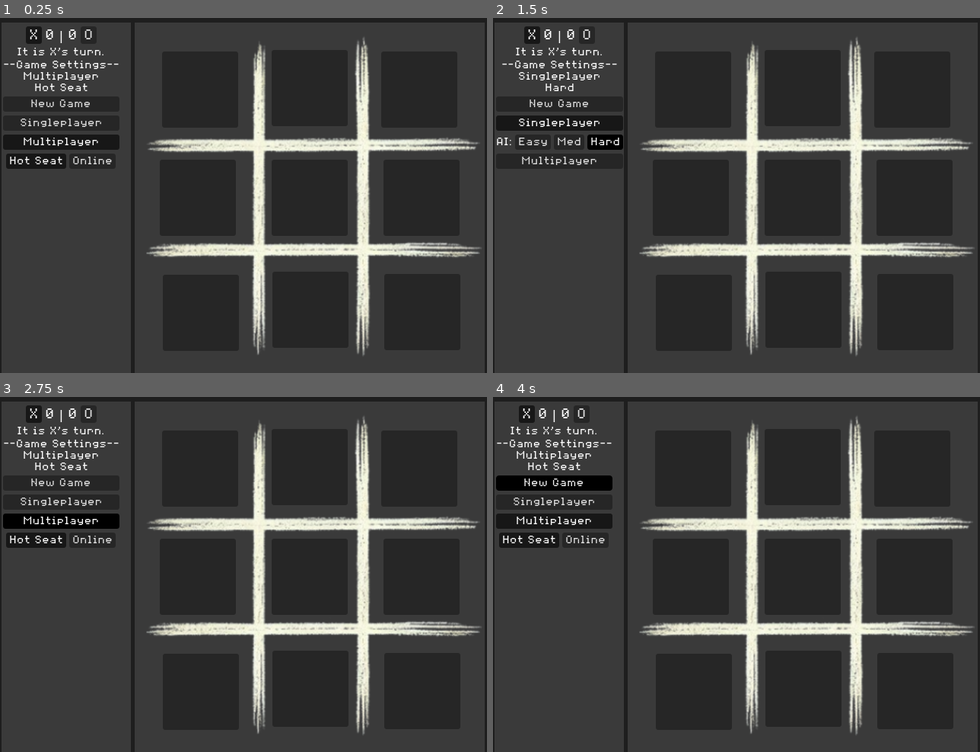
Above: before the commit, frames 1-4 (two rows, left to right).
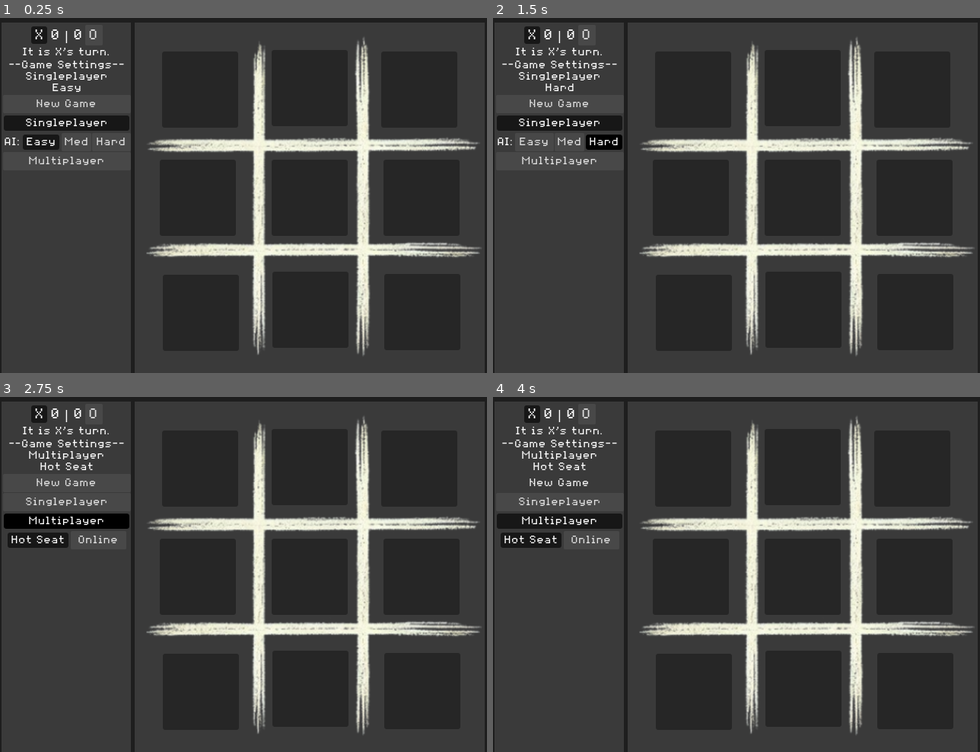
Above: after the commit, the same moments.

Repository: montyplexer/Multiplayer-TicTacToe
Game: Godot game, scene res://scenes/tictactoe.tscn
Two runs of this game, one before a commit and one after it. Both use one fixed random seed, a clock stepped at 60 frames per second and the inputs below.
Inputs:
- Up to frame 1 (0.25 s): no input
- Up to frame 2 (1.5 s): click "Singleplayer" at 0.5 s; click "Hard" at 1.25 s
- Up to frame 3 (2.75 s): click "Multiplayer" at 2 s
- Up to frame 4 (4 s): click "New Game" at 2.75 s; click "New Game" at 3.5 s

The runs differ from the first frame. In frame 1, 4.1% of the frame differs, in the area x 0-27%, y 2-43%; in frame 2, 2.8%; in frame 3, 3.9%; in frame 4, 3.9%.

Commit message:
Improved UI
Removed race condition between AI and NewGameButton. Increased size of buttons. Changed anchor so that button positions remain constant.

Diff:
--- a/scenes/tictactoe.tscn
+++ b/scenes/tictactoe.tscn
@@ -11,6 +11,8 @@
 [ext_resource type="ButtonGroup" uid="uid://cofs3o3i8bq78" path="res://style/AIDifficultyButtonGroup.tres" id="4_5gmd5"]
 [ext_resource type="ButtonGroup" uid="uid://p5m3d8d3yqdm" path="res://style/MultiplayerModeButtonGroup.tres" id="5_sgdy3"]
 
+[sub_resource type="StyleBoxEmpty" id="StyleBoxEmpty_rxjij"]
+
 [sub_resource type="PlaceholderTexture2D" id="PlaceholderTexture2D_357up"]
 size = Vector2(140, 140)
 
@@ -70,9 +72,15 @@
 color = Color(0.227451, 0.227451, 0.227451, 1)
 
 [node name="MarginContainer" type="MarginContainer" parent="VBoxTitleBar/HBoxScoreAndGrid/InfoRect"]
-layout_mode = 0
-offset_right = 40.0
-offset_bottom = 40.0
+custom_minimum_size = Vector2(140, 0)
+layout_mode = 1
+anchors_preset = 5
+anchor_left = 0.5
+anchor_right = 0.5
+offset_left = -84.5
+offset_right = 84.5
+offset_bottom = 280.0
+grow_horizontal = 2
 theme_override_constants/margin_left = 2
 theme_override_constants/margin_top = 5
 theme_override_constants/margin_right = 2
@@ -88,6 +96,7 @@
 alignment = 1
 
 [node name="XScoreTitleButton" type="Button" parent="VBoxTitleBar/HBoxScoreAndGrid/InfoRect/MarginContainer/InfoContainer/ScoreContainer"]
+custom_minimum_size = Vector2(20, 0)
 layout_mode = 2
 size_flags_horizontal = 4
 theme = ExtResource("2_8lb4p")
@@ -116,6 +125,7 @@
 text = "0"
 
 [node name="OScoreTitleButton" type="Button" parent="VBoxTitleBar/HBoxScoreAndGrid/InfoRect/MarginContainer/InfoContainer/ScoreContainer"]
+custom_minimum_size = Vector2(20, 0)
 layout_mode = 2
 theme = ExtResource("2_8lb4p")
 theme_override_font_sizes/font_size = 20
@@ -140,19 +150,26 @@
 horizontal_alignment = 1
 
 [node name="NewGameButton" type="Button" parent="VBoxTitleBar/HBoxScoreAndGrid/InfoRect/MarginContainer/InfoContainer"]
-layout_mode = 2
-theme = ExtResource("2_8lb4p")
+unique_name_in_owner = true
+custom_minimum_size = Vector2(0, 20)
+layout_mode = 2
+theme = ExtResource("2_8lb4p")
+theme_override_styles/focus = SubResource("StyleBoxEmpty_rxjij")
 text = "New Game"
 
 [node name="SingleplayerButton" type="Button" parent="VBoxTitleBar/HBoxScoreAndGrid/InfoRect/MarginContainer/InfoContainer"]
-layout_mode = 2
-theme = ExtResource("2_8lb4p")
-toggle_mode = true
+unique_name_in_owner = true
+custom_minimum_size = Vector2(0, 20)
+layout_mode = 2
+theme = ExtResource("2_8lb4p")
+toggle_mode = true
+button_pressed = true
 button_group = ExtResource("3_ij2hq")
 text = "Singleplayer"
 
 [node name="SingleplayerSettingsBox" type="HBoxContainer" parent="VBoxTitleBar/HBoxScoreAndGrid/InfoRect/MarginContainer/InfoContainer"]
 unique_name_in_owner = true
+custom_minimum_size = Vector2(0, 20)
 layout_mode = 2
 
 [node name="AIDifficultyLabel" type="Label" parent="VBoxTitleBar/HBoxScoreAndGrid/InfoRect/MarginContainer/InfoContainer/SingleplayerSettingsBox"]
@@ -161,21 +178,27 @@
 text = "AI:"
 
 [node name="AIEasyButton" type="Button" parent="VBoxTitleBar/HBoxScoreAndGrid/InfoRect/MarginContainer/InfoContainer/SingleplayerSettingsBox"]
-layout_mode = 2
-theme = ExtResource("2_8lb4p")
-toggle_mode = true
+unique_name_in_owner = true
+custom_minimum_size = Vector2(48, 0)
+layout_mode = 2
+theme = ExtResource("2_8lb4p")
+toggle_mode = true
+button_pressed = true
 button_group = ExtResource("4_5gmd5")
 text = "Easy"
 
 [node name="AIMediumButton" type="Button" parent="VBoxTitleBar/HBoxScoreAndGrid/InfoRect/MarginContainer/InfoContainer/SingleplayerSettingsBox"]
-layout_mode = 2
-theme = ExtResource("2_8lb4p")
-toggle_mode = true
-button_pressed = true
+unique_name_in_owner = true
+custom_minimum_size = Vector2(36, 0)
+layout_mode = 2
+theme = ExtResource("2_8lb4p")
+toggle_mode = true
 button_group = ExtResource("4_5gmd5")
 text = "Med"
 
 [node name="AIHardButton" type="Button" parent="VBoxTitleBar/HBoxScoreAndGrid/InfoRect/MarginContainer/InfoContainer/SingleplayerSettingsBox"]
+unique_name_in_owner = true
+custom_minimum_size = Vector2(48, 0)
 layout_mode = 2
 theme = ExtResource("2_8lb4p")
 toggle_mode = true
@@ -183,19 +206,23 @@
 text = "Hard"
 
 [node name="MultiplayerButton" type="Button" parent="VBoxTitleBar/HBoxScoreAndGrid/InfoRect/MarginContainer/InfoContainer"]
-layout_mode = 2
-theme = ExtResource("2_8lb4p")
-toggle_mode = true
-button_pressed = true
+unique_name_in_owner = true
+custom_minimum_size = Vector2(0, 20)
+layout_mode = 2
+theme = ExtResource("2_8lb4p")
+toggle_mode = true
 button_group = ExtResource("3_ij2hq")
 text = "Multiplayer"
 
 [node name="MultiplayerSettingsBox" type="HBoxContainer" parent="VBoxTitleBar/HBoxScoreAndGrid/InfoRect/MarginContainer/InfoContainer"]
 unique_name_in_owner = true
+custom_minimum_size = Vector2(0, 20)
 layout_mode = 2
 size_flags_horizontal = 4
 
 [node name="HotSeatButton" type="Button" parent="VBoxTitleBar/HBoxScoreAndGrid/InfoRect/MarginContainer/InfoContainer/MultiplayerSettingsBox"]
+unique_name_in_owner = true
+custom_minimum_size = Vector2(80, 0)
 layout_mode = 2
 theme = ExtResource("2_8lb4p")
 toggle_mode = true
@@ -204,6 +231,8 @@
 text = "Hot Seat"
 
 [node name="OnlineButton" type="Button" parent="VBoxTitleBar/HBoxScoreAndGrid/InfoRect/MarginContainer/InfoContainer/MultiplayerSettingsBox"]
+unique_name_in_owner = true
+custom_minimum_size = Vector2(70, 0)
 layout_mode = 2
 theme = ExtResource("2_8lb4p")
 toggle_mode = true
@@ -215,10 +244,14 @@
 layout_mode = 2
 
 [node name="IPLineEdit" type="LineEdit" parent="VBoxTitleBar/HBoxScoreAndGrid/InfoRect/MarginContainer/InfoContainer/OnlineSettingsBox"]
+unique_name_in_owner = true
+custom_minimum_size = Vector2(0, 20)
 layout_mode = 2
 theme = ExtResource("2_8lb4p")
 
 [node name="IPConnectButton" type="Button" parent="VBoxTitleBar/HBoxScoreAndGrid/InfoRect/MarginContainer/InfoContainer/OnlineSettingsBox"]
+unique_name_in_owner = true
+custom_minimum_size = Vector2(0, 20)
 layout_mode = 2
 theme = ExtResource("2_8lb4p")
 text = "Connect"
@@ -310,6 +343,37 @@
 [node name="Tile9" parent="VBoxTitleBar/HBoxScoreAndGrid/GridRect/TTTGrid" instance=ExtResource("4_4phu3")]
 position = Vector2(373, 375)
 id = Vector2(2, 2)
+
+[node name="EndOfGameMargin" type="MarginContainer" parent="VBoxTitleBar/HBoxScoreAndGrid/GridRect"]
+unique_name_in_owner = true
+visible = false
+layout_mode = 1
+anchors_preset = 15
+anchor_right = 1.0
+anchor_bottom = 1.0
+grow_horizontal = 2
+grow_vertical = 2
+theme_override_constants/margin_left = 8
+theme_override_constants/margin_top = 8
+theme_override_constants/margin_right = 8
+theme_override_constants/margin_bottom = 8
+
+[node name="EndOfGameRect" type="ColorRect" parent="VBoxTitleBar/HBoxScoreAndGrid/GridRect/EndOfGameMargin"]
+unique_name_in_owner = true
+layout_mode = 2
+color = Color(0, 0, 0, 0.270588)
+
+[node name="EndOfGameNewGameButton" type="Button" parent="VBoxTitleBar/HBoxScoreAndGrid/GridRect/EndOfGameMargin/EndOfGameRect"]
+unique_name_in_owner = true
+layout_mode = 1
+anchors_preset = 15
+anchor_right = 1.0
+anchor_bottom = 1.0
+grow_horizontal = 2
+grow_vertical = 2
+theme = ExtResource("2_8lb4p")
+theme_override_font_sizes/font_size = 20
+text = "New Game"
 
 [connection signal="pressed" from="VBoxTitleBar/HBoxScoreAndGrid/InfoRect/MarginContainer/InfoContainer/ScoreContainer/XScoreTitleButton" to="." method="_on_x_score_title_button_pressed"]
 [connection signal="pressed" from="VBoxTitleBar/HBoxScoreAndGrid/InfoRect/MarginContainer/InfoContainer/ScoreContainer/OScoreTitleButton" to="." method="_on_o_score_title_button_pressed"]
--- a/scripts/global.gd
+++ b/scripts/global.gd
@@ -15,11 +15,13 @@
 var game_settings = GameSettings.new()
 
 class GameSettings:
-	var game_mode: String = "Multiplayer"
+	var game_mode: String = "Singleplayer"
 	var multiplayer_mode: String = "Hot Seat"
-	var ai_difficulty: String = "Medium"
+	var ai_difficulty: String = "Easy"
 	var your_piece: String = "X"
 	var opponent_piece: String = "O"
+
+func game_ongoing() -> bool: return (turn_num > 0)
 
 func _init():
 	for players in PLAYER:
--- a/scripts/tictactoe.gd
+++ b/scripts/tictactoe.gd
@@ -121,6 +121,7 @@
 	elif Global.turn == Global.PLAYER.O: Global.turn = Global.PLAYER.X
 	else: Global.turn = Global.PLAYER.X
 	Global.turn_num += 1
+	toggle_settings_buttons(false)
 
 	# Update UI Labels
 	message = str("It is ",Global.ptos(Global.turn),"'s turn.")
@@ -155,6 +156,7 @@
 	if Global.game_settings.game_mode == "Singleplayer":
 		%SingleplayerSettingsBox.show()
 		%MultiplayerSettingsBox.hide()
+		%OnlineSettingsBox.hide()
 	if Global.game_settings.game_mode == "Multiplayer":
 		%SingleplayerSettingsBox.hide()
 		%MultiplayerSettingsBox.show()
@@ -181,6 +183,19 @@
 func ui_update_turn_label(message: String):
 	%TurnLabel.text = message
 
+func toggle_settings_buttons(enable: bool):
+	# Singleplayer
+	%SingleplayerButton.disabled = not enable
+	%AIEasyButton.disabled = not enable
+	%AIMediumButton.disabled = not enable
+	%AIHardButton.disabled = not enable
+	# Multiplayer
+	%MultiplayerButton.disabled = not enable
+	%HotSeatButton.disabled = not enable
+	%OnlineButton.disabled = not enable
+	%IPLineEdit.editable = enable
+	%IPConnectButton.disabled = not enable
+
 # ----------------------
 # --- BUTTON SIGNALS ---
 # ----------------------
@@ -188,6 +203,7 @@
 # New Game Button
 func _on_new_game_button_pressed():
 	clear_board()
+	toggle_settings_buttons(true)
 	Global.new_game_signal.emit()
 
 # Gamemode Settings Buttons
@@ -236,8 +252,10 @@
 # ----------
 
 func ai_make_move(ai_move: Vector2):
+	%NewGameButton.disabled = true
 	await get_tree().create_timer(0.5).timeout
 	Global.tile_pressed_signal.emit(ai_move)
+	%NewGameButton.disabled = false
 	end_turn(ai_move)
 
 ## Choose a random tile
--- a/style/ui_theme.tres
+++ b/style/ui_theme.tres
@@ -9,11 +9,23 @@
 corner_radius_bottom_right = 4
 corner_radius_bottom_left = 4
 
+[sub_resource type="StyleBoxFlat" id="StyleBoxFlat_vi8av"]
+bg_color = Color(0.282353, 0.282353, 0.282353, 1)
+corner_radius_top_left = 2
+corner_radius_top_right = 2
+corner_radius_bottom_right = 2
+corner_radius_bottom_left = 2
+expand_margin_left = 1.0
+expand_margin_top = 2.0
+expand_margin_right = 2.0
+expand_margin_bottom = 2.0
+
 [sub_resource type="StyleBoxEmpty" id="StyleBoxEmpty_0vtme"]
 
 [resource]
 default_font = ExtResource("1_0rdk0")
 Button/styles/focus = SubResource("StyleBoxFlat_h8taf")
+Button/styles/normal = SubResource("StyleBoxFlat_vi8av")
 Label/colors/font_color = Color(1, 1, 1, 1)
 Label/colors/font_outline_color = Color(1, 1, 1, 1)
 Label/colors/font_shadow_color = Color(0, 0, 0, 0)
Not shown: 1 places in scenes/tictactoe.tscn that only renumber resources
Not shown: 1 places in style/ui_theme.tres that only renumber resources
